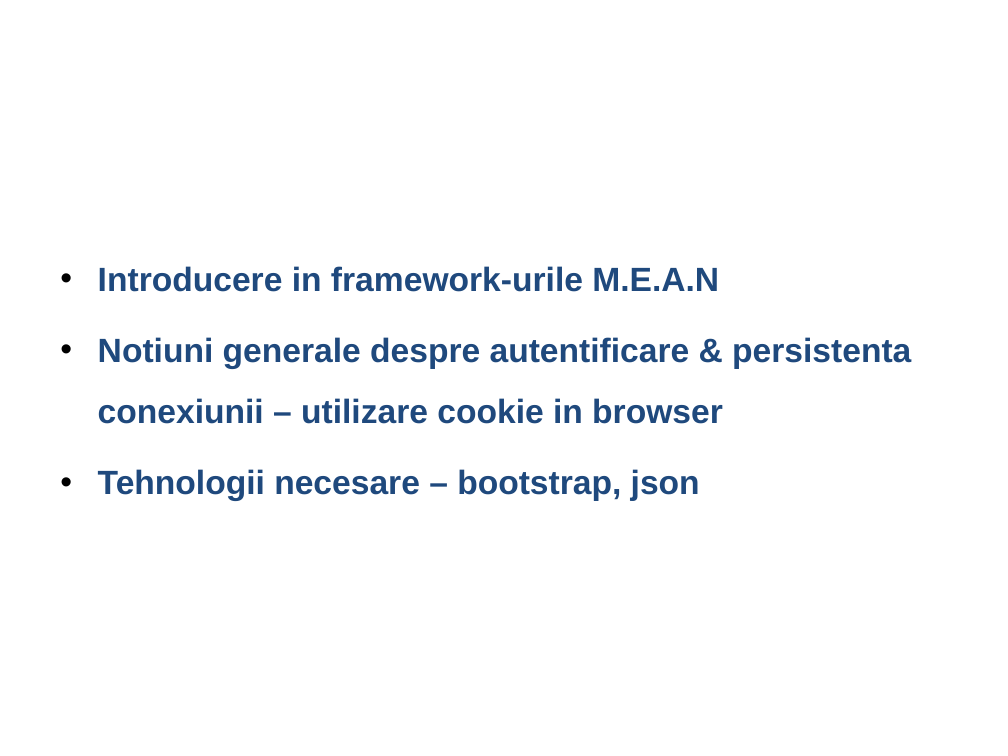
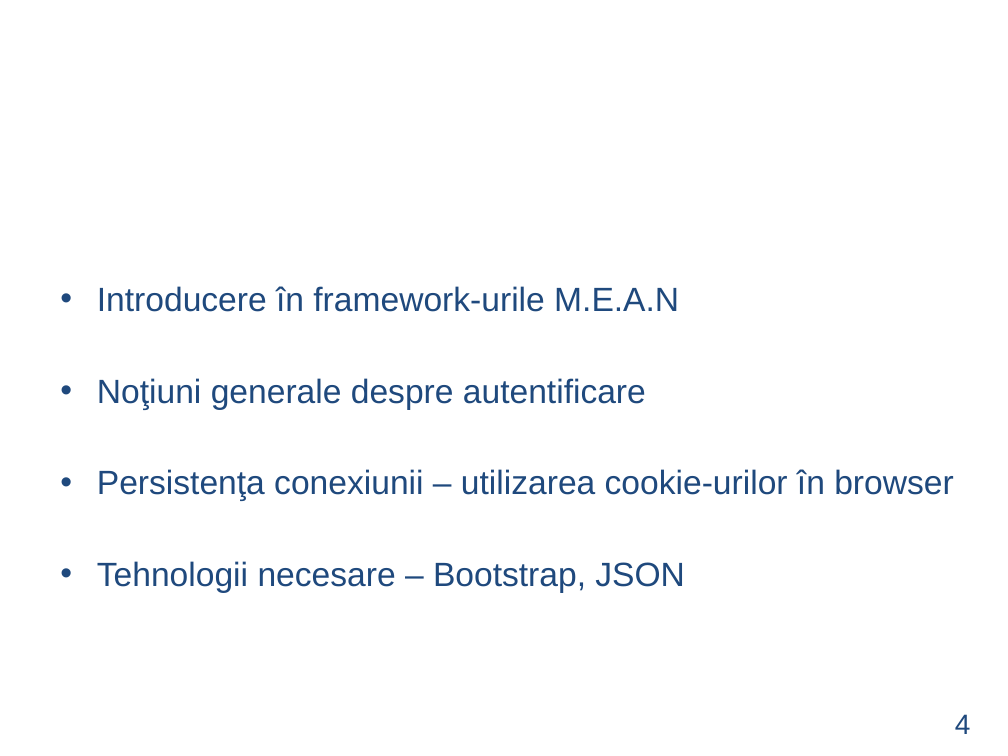
Before and after one commit to LucaAndrei/TeachMe-Online, a slide deck: slide 4 of documentatie/Prezentare Powerpoint/Prezentare Licenta Luca Andrei.ppt. Drawn at 1008x756 pixels with LibreOffice and Linux fonts; fonts in the diff are those of the drawing; background and template pictures are left out. Boxes give left, top, right and bottom in pixels: in the first picture for what was removed or moved away, otherwise in the second. Text is boxed around its words. In the diff, an @@ line names an element or a change of style, - is before the commit and + after.

```diff
--- a/documentatie/Prezentare Powerpoint/Prezentare Licenta Luca Andrei.ppt
+++ b/documentatie/Prezentare Powerpoint/Prezentare Licenta Luca Andrei.ppt
@@ text at [97, 286, 953, 593]: text changed; bold off @@
-• Introducere in framework-urile M.E.A.N
-• Notiuni generale despre autentificare & persistenta conexiunii – utilizare cookie in browser
-• Tehnologii necesare – bootstrap, json
+• Introducere în framework-urile M.E.A.N
+• Noţiuni generale despre autentificare
+• Persistenţa conexiunii – utilizarea cookie-urilor în browser
+• Tehnologii necesare – Bootstrap, JSON
@@ text added at [955, 714, 971, 734], 20 pt, text #1F497D @@
+4
```
Also in this commit, not shown: 4 other slides changed, 6 slides added, 5 slides removed, 17 other files.
